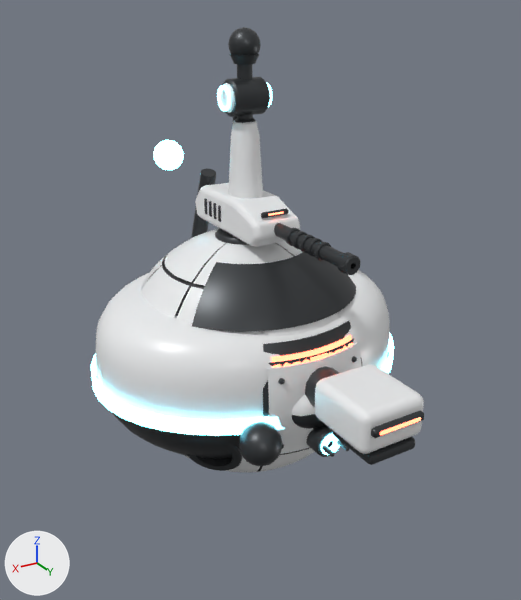
The glTF model assets/models/robots/walker.glb, before and after one commit.
The view is the same before and after, from a camera (50 mm lens) standing at (1.055, 1.844, 1.08) and looking at (0.043, 0.159, 0.237). Arrows for +X, +Y and +Z are at lower left; the lights stay in place. The picture after the commit comes second. Vertices at exactly the same position are counted once.

The older version as bpy lines, for what is in view:
```python
me_crawler_core = bpy.data.meshes.new('crawler_core')
me_crawler_core.from_pydata(...)  # 756 vertices, 1534 faces; spans x -0.511..0.511, y -0.426..0.426, z -0.31..0.254
# faces by material slot: [638, 576, 320]
me_crawler_core.materials.append(mat_shell)  # white #ecedef
me_crawler_core.materials.append(mat_dark)  # dark grey #45484b
me_crawler_core.materials.append(mat_glow)  # cyan #59aabc, glowing cyan #7ce7ff
me_hound_body = bpy.data.meshes.new('hound_body')
me_hound_body.from_pydata(...)  # 882 vertices, 1724 faces; spans x -0.26..0.26, y -0.613..0.62, z -0.158..0.587
# faces by material slot: [224, 1216, 284]
me_hound_body.materials.append(mat_shell)  # white #ecedef
me_hound_body.materials.append(mat_dark)  # dark grey #45484b
me_hound_body.materials.append(mat_glow)  # cyan #59aabc, glowing cyan #7ce7ff
me_leg_upper = bpy.data.meshes.new('leg_upper')
me_leg_upper.from_pydata(...)  # 904 vertices, 1784 faces; spans x -0.071..0.071, y -0.075..0.068, z -0.064..0.852
# faces by material slot: [632, 768, 384]
me_leg_upper.materials.append(mat_dark)  # dark grey #45484b
me_leg_upper.materials.append(mat_shell)  # white #ecedef
me_leg_upper.materials.append(mat_glow)  # cyan #59aabc, glowing cyan #7ce7ff
ob_crawler_core = bpy.data.objects.new('crawler_core', me_crawler_core)
ob_crawler_core.location = (0.0, 0.0, 0.0)
ob_hound_body = bpy.data.objects.new('hound_body', me_hound_body)
ob_hound_body.location = (0.0, 0.0, 0.0)
ob_leg_upper = bpy.data.objects.new('leg_upper', me_leg_upper)
ob_leg_upper.location = (0.0, 0.0, 0.0)
# also in view: 'emitter' at (0.0, 0.46, -0.1); 'core' at (0.0, 0.0, 0.001); 'leg_lower' at (0.0, 0.0, 0.507); 'plate' at (0.0, 0.389, 0.0); 'sensor' at (0.0, 0.367, 0.126)
```
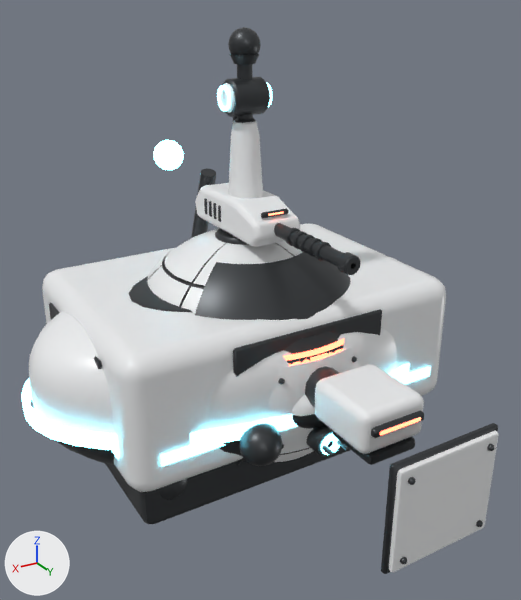
What differs and where, as boxes [x1, y1, x2, y2] in the pictures (521 x 600 px):
'grappler_core', added: after [42, 224, 446, 524]
    faces in mat_shell (white #ecedef): [42, 224, 446, 492]
    faces in mat_dark (dark grey #45484b): [49, 302, 382, 524]
    faces in mat_glow (cyan #59aabc, glowing cyan #7ce7ff): [112, 367, 431, 466]
'crawler_core', reshaped (28% wider, 9% taller): before [90, 270, 394, 459]; after [21, 258, 410, 465]
'plate_flat', added: after [381, 423, 499, 574]
    faces in mat_shell (white #ecedef): [389, 431, 499, 572]
    faces in mat_dark (dark grey #45484b): [381, 423, 498, 574]

What changed in the scene script:
```text
Change me_crawler_core:
    used by ob_crawler_core; location = (0.0, 0.0, 0.0)
    remove me_crawler_core.from_pydata(...)  # 756 vertices, 1534 faces; spans x -0.511..0.511, y -0.426..0.426, z -0.31..0.254
    add me_crawler_core.from_pydata(...)  # 756 vertices, 1534 faces; spans x -0.724..0.724, y -0.426..0.426, z -0.31..0.254
    me_crawler_core part 1: the whole mesh is multiplied about its middle by the matrix ((1.417, 0.0, 0.0), (0.0, 1.0, 0.0), (0.0, 0.0, 1.0))
Add me_plate_flat:
    me_plate_flat.from_pydata(...)  # 248 vertices, 472 faces; spans x -0.16..0.16, y -0.017..0.026, z -0.15..0.15
    # faces by material slot: [108, 364]
    me_plate_flat.materials.append(mat_shell)  # white #ecedef
    me_plate_flat.materials.append(mat_dark)  # dark grey #45484b
Add me_grappler_core:
    me_grappler_core.from_pydata(...)  # 752 vertices, 1452 faces; spans x -0.56..0.56, y -0.428..0.37, z -0.3..0.25
    # faces by material slot: [188, 1088, 176]
    me_grappler_core.materials.append(mat_shell)  # white #ecedef
    me_grappler_core.materials.append(mat_dark)  # dark grey #45484b
    me_grappler_core.materials.append(mat_glow)  # cyan #59aabc, glowing cyan #7ce7ff
Add ob_plate_flat:
    ob_plate_flat = bpy.data.objects.new('plate_flat', me_plate_flat)
    ob_plate_flat.location = (0.0, 0.9, 0.0)
Add ob_grappler_core:
    ob_grappler_core = bpy.data.objects.new('grappler_core', me_grappler_core)
    ob_grappler_core.location = (0.0, 0.0, 0.0)
```
